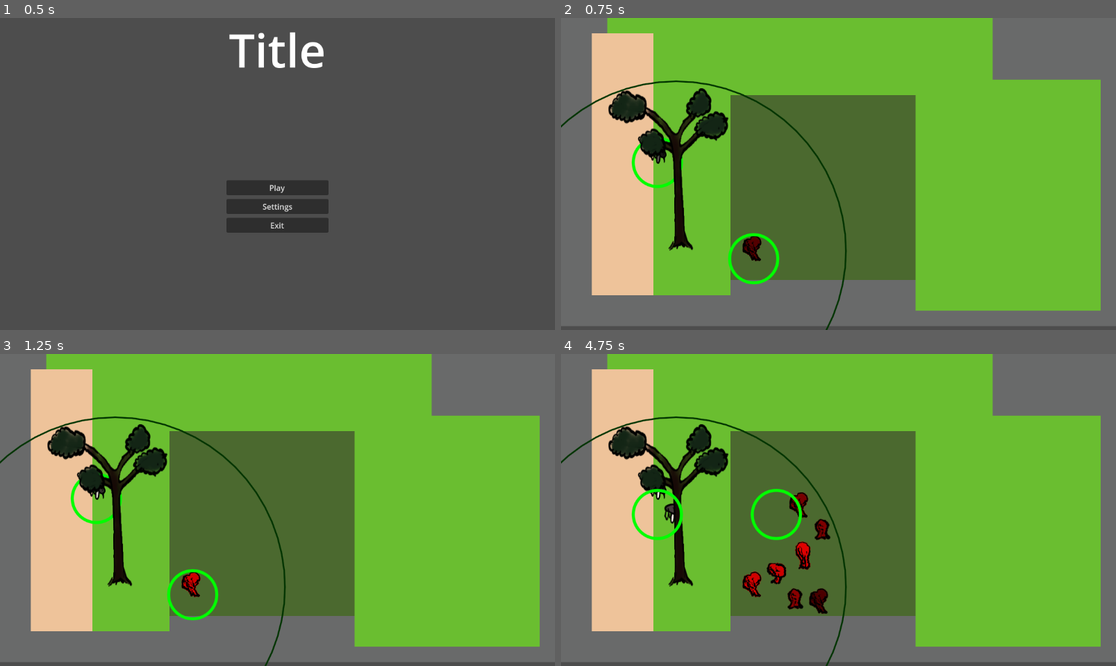
Above: before the commit, frames 1-4 (two rows, left to right).
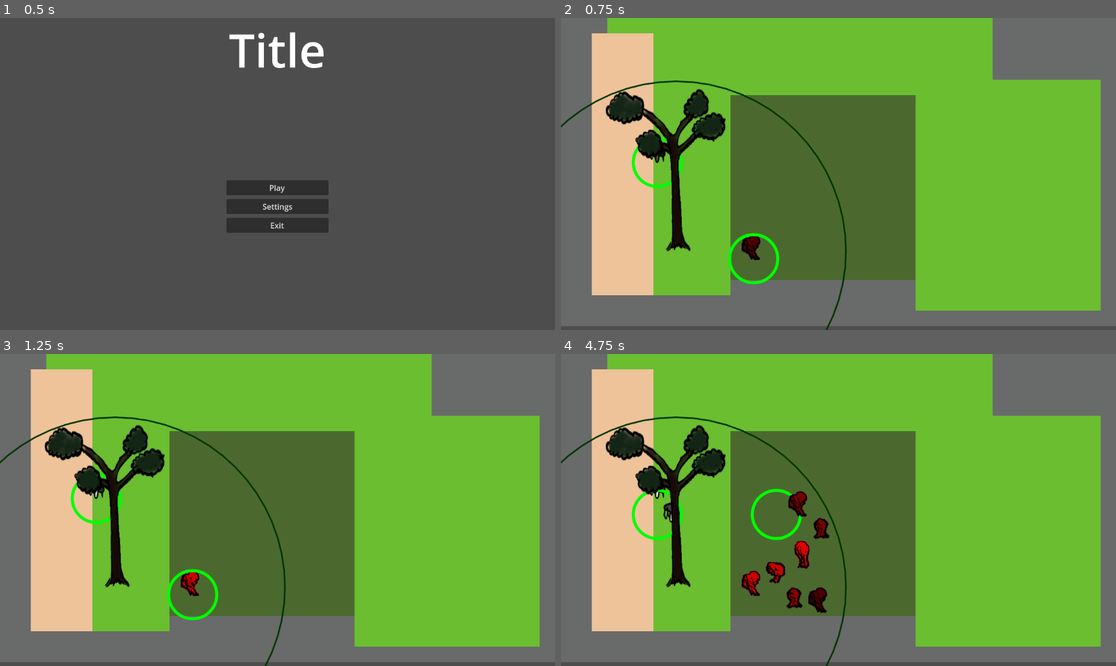
Above: after the commit, the same moments.

Repository: carcinizer/slavic-2025
Game: Godot game, scene res://scenes/main_menu.tscn
The game is run twice, just before and just after one commit, with the same random seed, the same clock (stepped at 60 frames per second) and the same inputs.
Inputs:
- Up to frame 1 (0.5 s): no input
- Up to frame 2 (0.75 s): click "Play" at 0.5 s
- Up to frame 3 (1.25 s): no input
- Up to frame 4 (4.75 s): tap Enter at 1.25 s; hold Right (right1) 1.28-2.03 s; tap S (down2) at 1.35, 4.35 s; hold Down (down1) 2.03-2.78 s; tap A (left2) at 2.1 s; hold Right (right1) 2.78-3.53 s; tap D (right2) at 2.85 s; hold Up (up1) 3.53-4.28 s; tap W (up2) at 3.6 s; hold Left (left1) from 4.28 s (still down)

Frame 1 is identical in both runs. In frame 2, 1.7% of the frame differs, in the area x 8-37%, y 22-78%; in frame 3, 1.8%; in frame 4, 2.6%, in the area x 8-49%, y 22-84%.

Commit message:
Y sortign trees and mushrooms

Diff:
--- a/scenes/mushroom.tscn
+++ b/scenes/mushroom.tscn
@@ -10,6 +10,7 @@
 radius = 70.0
 
 [node name="Mushroom" type="StaticBody2D"]
+z_as_relative = false
 y_sort_enabled = true
 script = ExtResource("1_0bdi0")
 
@@ -17,8 +18,11 @@
 shape = SubResource("CircleShape2D_0bdi0")
 
 [node name="Sprite" type="Sprite2D" parent="."]
-position = Vector2(0, -28)
+z_as_relative = false
+y_sort_enabled = true
 texture = ExtResource("2_0bdi0")
+centered = false
+offset = Vector2(-27, -70)
 hframes = 16
 
 [node name="NeighborRange" type="Area2D" parent="."]
--- a/scenes/tree.tscn
+++ b/scenes/tree.tscn
@@ -10,6 +10,7 @@
 radius = 352.5
 
 [node name="Tree" type="StaticBody2D"]
+z_as_relative = false
 y_sort_enabled = true
 script = ExtResource("1_vplca")
 
@@ -17,9 +18,12 @@
 shape = SubResource("CircleShape2D_0bdi0")
 
 [node name="Sprite" type="Sprite2D" parent="."]
-position = Vector2(-16.365, -169.68)
+z_as_relative = false
+y_sort_enabled = true
 scale = Vector2(0.915465, 1.53182)
 texture = ExtResource("2_vplca")
+centered = false
+offset = Vector2(-160.16, -219.41)
 
 [node name="NeighborRange" type="Area2D" parent="."]
 
--- a/src/mushroom.gd
+++ b/src/mushroom.gd
@@ -21,7 +21,6 @@
 ]
 
 func _ready() -> void:
-	z_index = -1
 	GLOB.all_mushrooms.push_back(self)
 	var sprite_variant := randi_range(0,sprite_variants_number-1)
 	sprite_variant += sprite_variants_number * player_id
